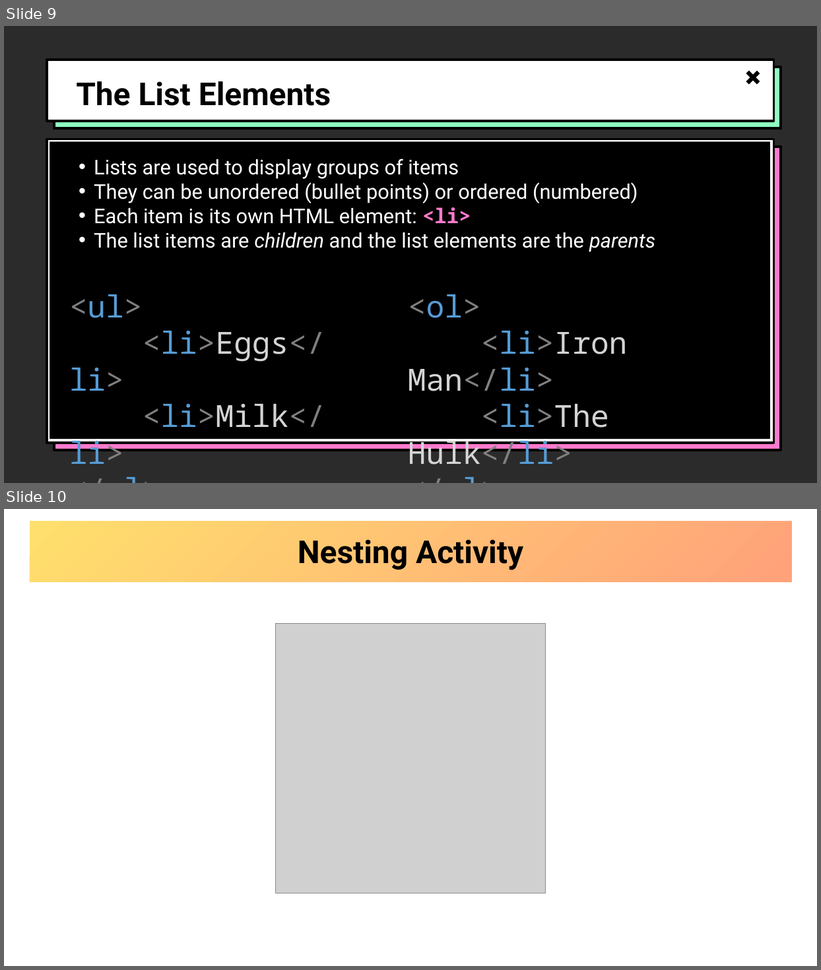
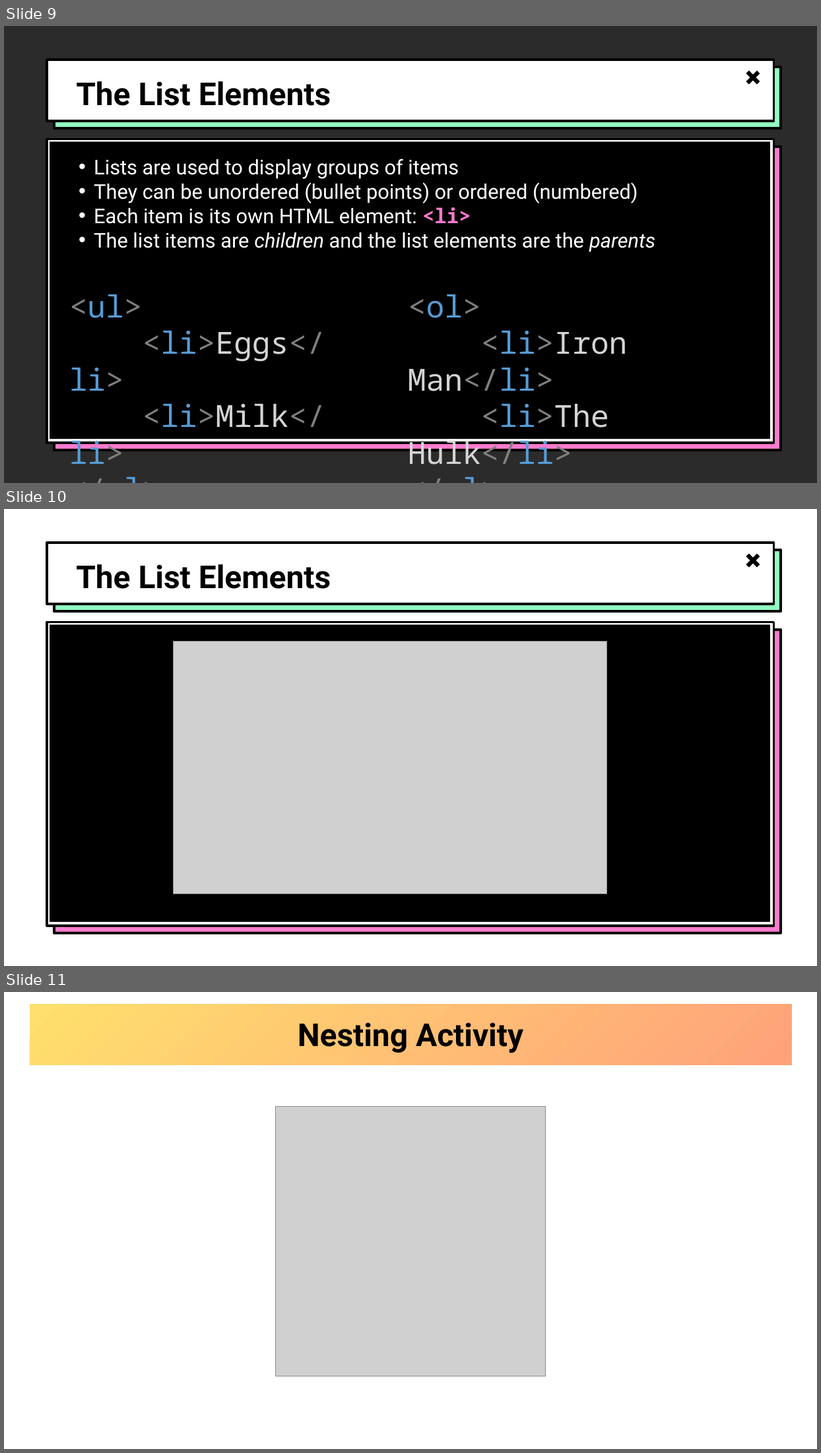
Before and after one commit to hytechclub/web-101, a slide deck: Week03/MoreHtmlElements.pptx. Shown one above the other, each under a label of ours: slides 9 and 10 before the commit, slides 9, 10 and 11 after it. The pictures are 821x970 and 821x1453 pixels, drawn with LibreOffice and Linux fonts; fonts in the diff are those of the drawing; grey boxes stand for pictures; background and template pictures are left out; a plain dark background stands for a picture behind light text. Boxes give left, top, right and bottom in pixels: in the first picture for what was removed or moved away, otherwise in the second. Text is boxed around its words. In the diff, an @@ line names an element or a change of style, - is before the commit and + after.

```diff
--- a/Week03/MoreHtmlElements.pptx
+++ b/Week03/MoreHtmlElements.pptx
@@ slide 10 added at (x1=4, y1=509, x2=817, y2=966), background picture (left out); not listed: 5 template elements that a slide beside it also shows @@
@@ title added at (x1=76, y1=564, x2=331, y2=589), 28 pt, text #000000, bold @@
+The List Elements
@@ rectangle added at (x1=50, y1=625, x2=770, y2=922), fill #000000 @@
@@ picture added at (x1=173, y1=642, x2=607, y2=894) @@
@@ what was slide 10 is now slide 11 @@
```
Also in this commit, not shown: 5 other files.
